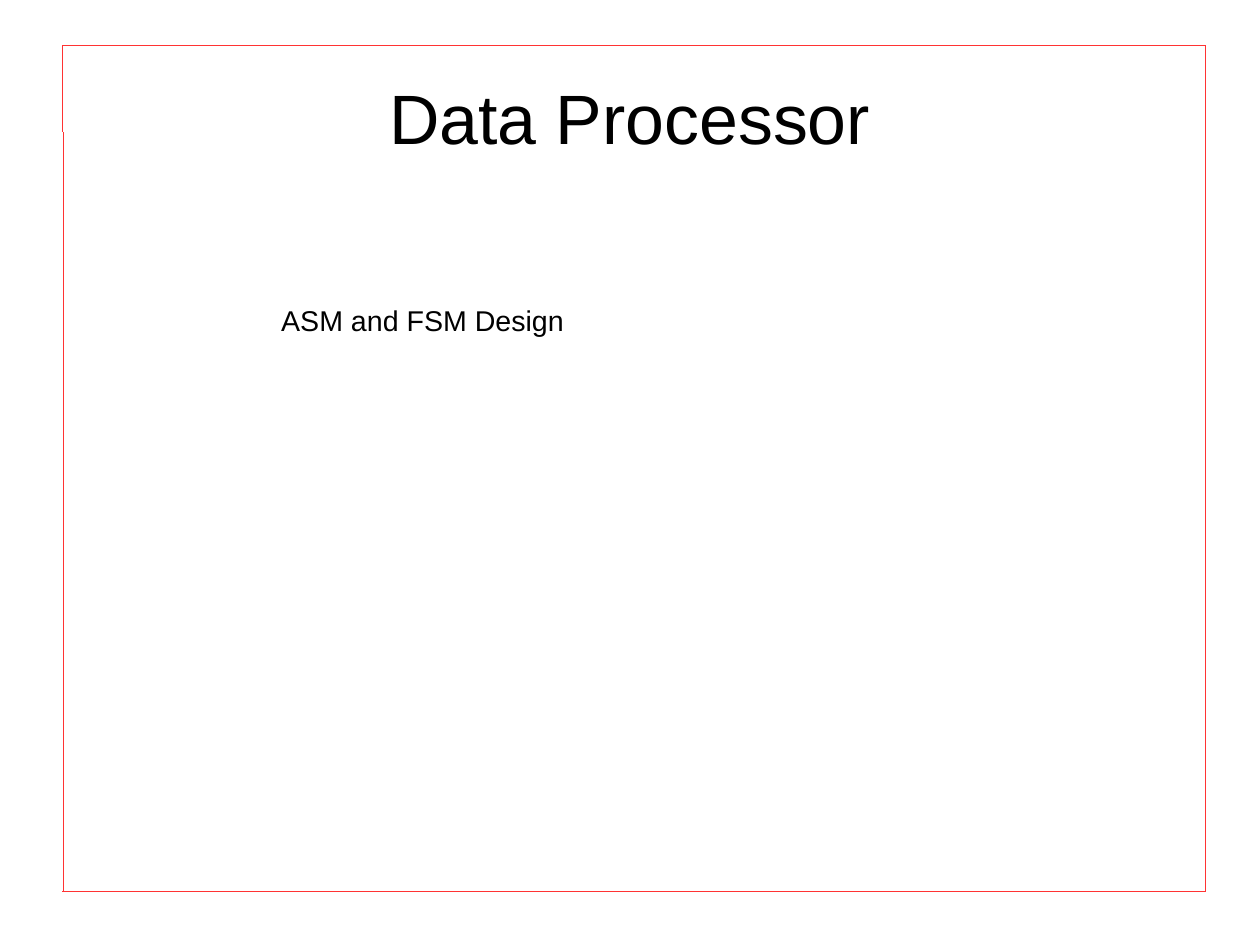
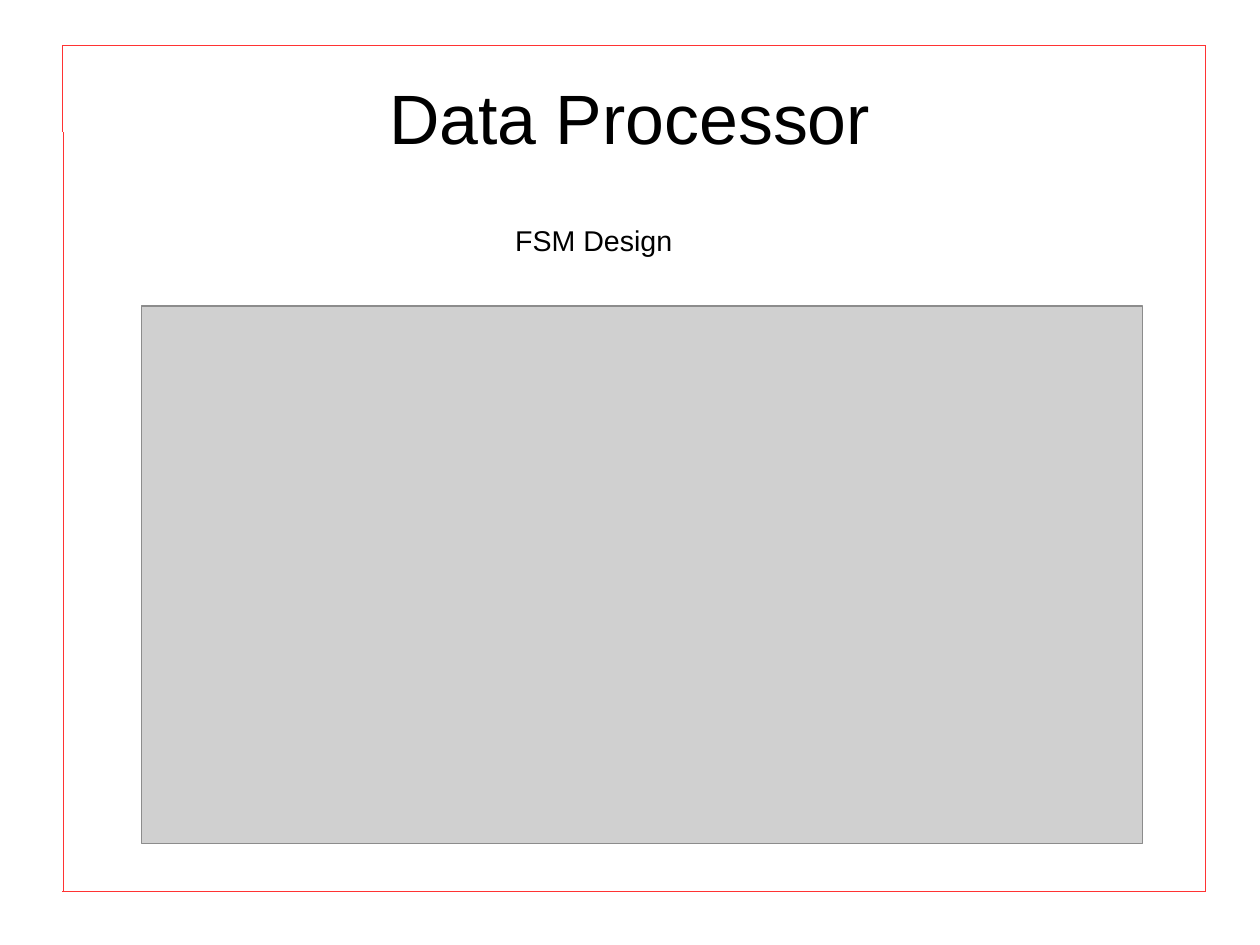
Before and after one commit to darylw357/digital_design_group, a slide deck: slide 7 of presentation.odp (slide 6 before the commit). Drawn at 1260x945 pixels with LibreOffice and Linux fonts; fonts in the diff are those of the drawing; grey boxes stand for pictures. Boxes give left, top, right and bottom in pixels: in the first picture for what was removed or moved away, otherwise in the second. Text is boxed around its words. In the diff, an @@ line names an element or a change of style, - is before the commit and + after.

```diff
--- a/presentation.odp
+++ b/presentation.odp
@@ text at box(515, 230, 672, 257): text changed @@
-ASM and FSM Design
+FSM Design
@@ picture added at box(142, 306, 1143, 844) @@
```
Also in this commit, not shown: 3 other slides changed, 3 slides added, 2 slides removed.
